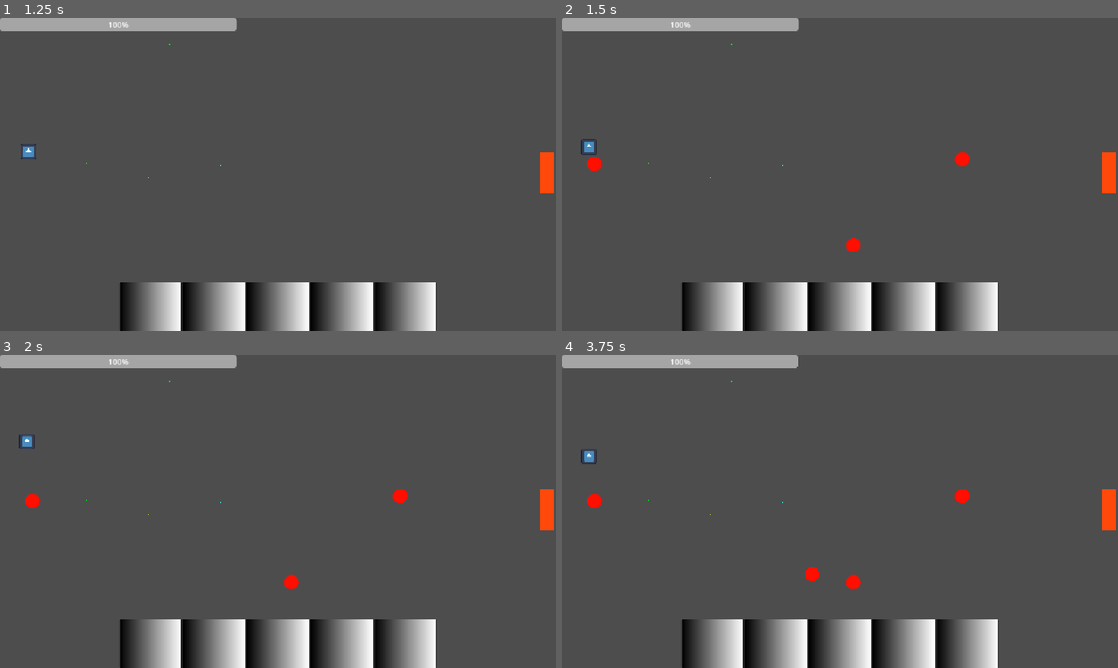
Above: before the commit, frames 1-4 (two rows, left to right).
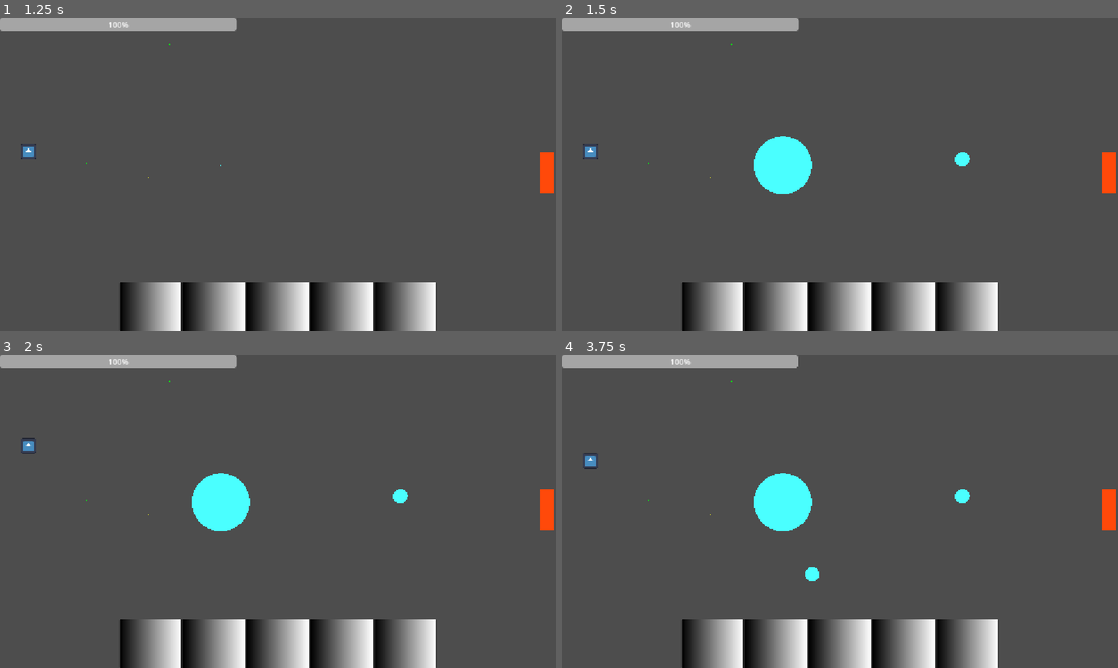
Above: after the commit, the same moments.

Repository: Cayuga007/summer-summit-2026
Game: Godot game, scene res://UI/Main_menu.tscn
Two runs of this game, one before a commit and one after it. Both use one fixed random seed, a clock stepped at 60 frames per second and the inputs below. The engine's default icon, where the game draws it, is replaced by a stand-in: a white triangle on a blue panel in a dark square.
Inputs (mouse positions are in pixels of both pictures, inside the frame that each line leads up to):
- Up to frame 1 (1.25 s): click "Play" at 0.5 s
- Up to frame 2 (1.5 s): tap Enter at 1.25 s; move the mouse to (962, 158) at 1.27 s; hold E (swap_right, bound only after the commit) from 1.28 s (still down); click (962, 158) at 1.42 s
- Up to frame 3 (2 s): keep holding E (swap_right, bound only after the commit); tap Space (jump) at 1.52 s
- Up to frame 4 (3.75 s): move the mouse to (728, 527) at 2.02 s; tap Space (jump) at 2.27, 3.5 s; move the mouse to (895, 442) at 2.77 s; release E (swap_right, bound only after the commit) at 2.78 s; hold Q (swap_left, bound only after the commit) 2.78-3.53 s; move the mouse to (812, 574) at 3.52 s; hold E (swap_right, bound only after the commit) from 3.53 s (still down); click (812, 574) at 3.67 s

Frame 1 is identical in both runs. In frame 2, 1.9% of the frame differs, in the area x 3-74%, y 37-75%; in frame 3, 1.9%; in frame 4, 2.0%, in the area x 3-74%, y 30-75%.

Commit message:
color swapping

Diff:
--- a/Scripts/PlayerVariables.gd
+++ b/Scripts/PlayerVariables.gd
@@ -6,7 +6,7 @@
 	preload("res://platforms/IcePlatform.tscn"),
 	preload("res://platforms/JumpPlatform.tscn"),
 	preload("res://platforms/GravityPlatform.tscn"),
-	#preload("res://platforms/PortalPlatform.tscn"),
+	preload("res://platforms/PortalPlatform.tscn"),
 ]
 
 # Core movement — change these anytime; the player reads them live.
--- a/Scripts/paintbrush.gd
+++ b/Scripts/paintbrush.gd
@@ -11,11 +11,18 @@
 var _is_holding := false
 var _previous_paint_position := Vector2.ZERO
 var _meter_amount := max_meter_amount
+var _current_color = 0
 
 
-# Called when the node enters the scene tree for the first time.
-func _ready() -> void:
-	pass # Replace with function body.
+func _unhandled_input(event: InputEvent) -> void:
+	var num_colors = PlayerVariables.colors.size()
+	if Input.is_action_just_pressed("swap_left"):
+		_current_color = (_current_color - 1) % num_colors
+		paint_prefab = PlayerVariables.colors[_current_color]
+	if Input.is_action_just_pressed("swap_right"):
+		_current_color = (_current_color + 1) % num_colors
+		paint_prefab = PlayerVariables.colors[_current_color]
+
 
 func _input(event: InputEvent) -> void:
 	if _meter_amount <= 0: return
--- a/platforms/GravityPlatform.tscn
+++ b/platforms/GravityPlatform.tscn
@@ -1,22 +1,17 @@
 [gd_scene format=3 uid="uid://3x3t13qaswo7"]
 
 [ext_resource type="Script" uid="uid://w3j2k1hy1uyi" path="res://Scripts/gravity_platform.gd" id="1_621p3"]
-
-[sub_resource type="CircleShape2D" id="CircleShape2D_7q2t7"]
-radius = 11.0
 
 [sub_resource type="CircleShape2D" id="CircleShape2D_wnu83"]
 
 [sub_resource type="SphereMesh" id="SphereMesh_tuo1d"]
 
+[sub_resource type="CircleShape2D" id="CircleShape2D_7q2t7"]
+radius = 11.0
+
 [node name="GravityPlatform" type="StaticBody2D" unique_id=1487216132]
 modulate = Color(0, 1, 0.5764706, 1)
 script = ExtResource("1_621p3")
-
-[node name="Area2D" type="Area2D" parent="." unique_id=1910353142]
-
-[node name="CollisionShape2D" type="CollisionShape2D" parent="Area2D" unique_id=109906355]
-shape = SubResource("CircleShape2D_7q2t7")
 
 [node name="CollisionShape2D" type="CollisionShape2D" parent="." unique_id=282006335]
 shape = SubResource("CircleShape2D_wnu83")
@@ -25,4 +20,9 @@
 modulate = Color(1, 1, 0.10980392, 1)
 mesh = SubResource("SphereMesh_tuo1d")
 
+[node name="Area2D" type="Area2D" parent="." unique_id=1910353142]
+
+[node name="CollisionShape2D" type="CollisionShape2D" parent="Area2D" unique_id=109906355]
+shape = SubResource("CircleShape2D_7q2t7")
+
 [connection signal="body_entered" from="Area2D" to="." method="_on_area_2d_body_entered"]
--- a/platforms/JumpPlatform.tscn
+++ b/platforms/JumpPlatform.tscn
@@ -1,16 +1,23 @@
 [gd_scene format=3 uid="uid://cf5u6dpgh3adc"]
 
 [ext_resource type="Script" uid="uid://co4nr1wrjd3t7" path="res://Scripts/jump_platform.gd" id="1_bounce"]
-
-[sub_resource type="CircleShape2D" id="CircleShape2D_wnu83"]
-radius = 11.011357
 
 [sub_resource type="CircleShape2D" id="CircleShape2D_7q2t7"]
 
 [sub_resource type="SphereMesh" id="SphereMesh_tuo1d"]
 
+[sub_resource type="CircleShape2D" id="CircleShape2D_wnu83"]
+radius = 11.011357
+
 [node name="JumpPlatform" type="StaticBody2D" unique_id=1487216132]
 script = ExtResource("1_bounce")
+
+[node name="CollisionShape2D" type="CollisionShape2D" parent="." unique_id=282006335]
+shape = SubResource("CircleShape2D_7q2t7")
+
+[node name="MeshInstance2D" type="MeshInstance2D" parent="." unique_id=2135289451]
+modulate = Color(1, 1, 0.10980392, 1)
+mesh = SubResource("SphereMesh_tuo1d")
 
 [node name="Area2D" type="Area2D" parent="." unique_id=1910353142]
 position = Vector2(0, 1)
@@ -19,12 +26,5 @@
 position = Vector2(0, -1)
 shape = SubResource("CircleShape2D_wnu83")
 
-[node name="CollisionShape2D" type="CollisionShape2D" parent="." unique_id=282006335]
-shape = SubResource("CircleShape2D_7q2t7")
-
-[node name="MeshInstance2D" type="MeshInstance2D" parent="." unique_id=2135289451]
-modulate = Color(1, 1, 0.10980392, 1)
-mesh = SubResource("SphereMesh_tuo1d")
-
 [connection signal="body_entered" from="Area2D" to="." method="_on_area_2d_body_entered"]
 [connection signal="body_exited" from="Area2D" to="." method="_on_area_2d_body_exited"]
--- a/platforms/PortalPlatform.tscn
+++ b/platforms/PortalPlatform.tscn
@@ -1,9 +1,6 @@
 [gd_scene format=3 uid="uid://otae08kccpyf"]
 
 [ext_resource type="Script" uid="uid://b1id6mpmjl6ot" path="res://Scripts/portal_platform.gd" id="1_hufnu"]
-
-[sub_resource type="CircleShape2D" id="CircleShape2D_7q2t7"]
-radius = 11.0
 
 [sub_resource type="CircleShape2D" id="CircleShape2D_wnu83"]
 
@@ -11,14 +8,12 @@
 radius = 9.646
 height = 19.293
 
+[sub_resource type="CircleShape2D" id="CircleShape2D_7q2t7"]
+radius = 11.0
+
 [node name="PortalPlatform" type="StaticBody2D" unique_id=1487216132 groups=["portal"]]
 modulate = Color(0, 1, 0.5764706, 1)
 script = ExtResource("1_hufnu")
-
-[node name="Area2D" type="Area2D" parent="." unique_id=1910353142]
-
-[node name="CollisionShape2D" type="CollisionShape2D" parent="Area2D" unique_id=109906355]
-shape = SubResource("CircleShape2D_7q2t7")
 
 [node name="CollisionShape2D" type="CollisionShape2D" parent="." unique_id=282006335]
 shape = SubResource("CircleShape2D_wnu83")
@@ -27,4 +22,9 @@
 modulate = Color(0.43529412, 0, 1, 1)
 mesh = SubResource("SphereMesh_tuo1d")
 
+[node name="Area2D" type="Area2D" parent="." unique_id=1910353142]
+
+[node name="CollisionShape2D" type="CollisionShape2D" parent="Area2D" unique_id=109906355]
+shape = SubResource("CircleShape2D_7q2t7")
+
 [connection signal="body_entered" from="Area2D" to="." method="_on_area_2d_body_entered"]
--- a/project.godot
+++ b/project.godot
@@ -59,6 +59,16 @@
 , Object(InputEventJoypadButton,"resource_local_to_scene":false,"resource_name":"","device":-1,"button_index":6,"pressure":0.0,"pressed":false,"script":null)
 ]
 }
+swap_left={
+"deadzone": 0.2,
+"events": [Object(InputEventKey,"resource_local_to_scene":false,"resource_name":"","device":-1,"window_id":0,"alt_pressed":false,"shift_pressed":false,"ctrl_pressed":false,"meta_pressed":false,"pressed":false,"keycode":0,"physical_keycode":81,"key_label":0,"unicode":113,"location":0,"echo":false,"script":null)
+]
+}
+swap_right={
+"deadzone": 0.2,
+"events": [Object(InputEventKey,"resource_local_to_scene":false,"resource_name":"","device":-1,"window_id":0,"alt_pressed":false,"shift_pressed":false,"ctrl_pressed":false,"meta_pressed":false,"pressed":false,"keycode":0,"physical_keycode":69,"key_label":0,"unicode":101,"location":0,"echo":false,"script":null)
+]
+}
 
 [physics]
 
